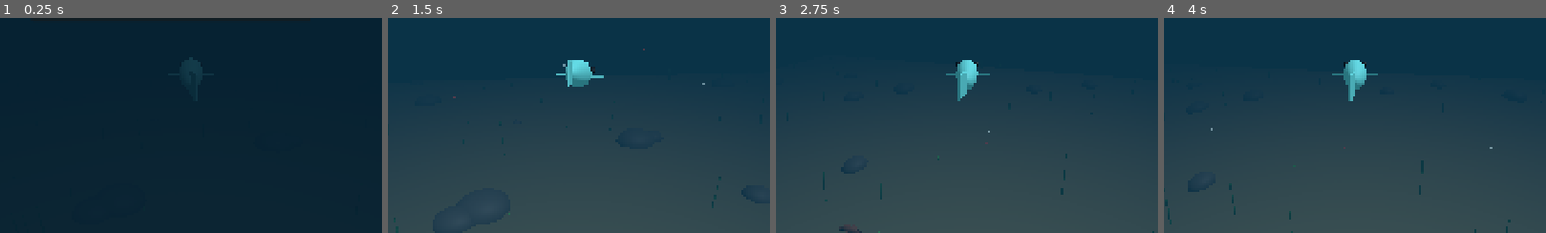
Above: before the commit, frames 1-4 (left to right).
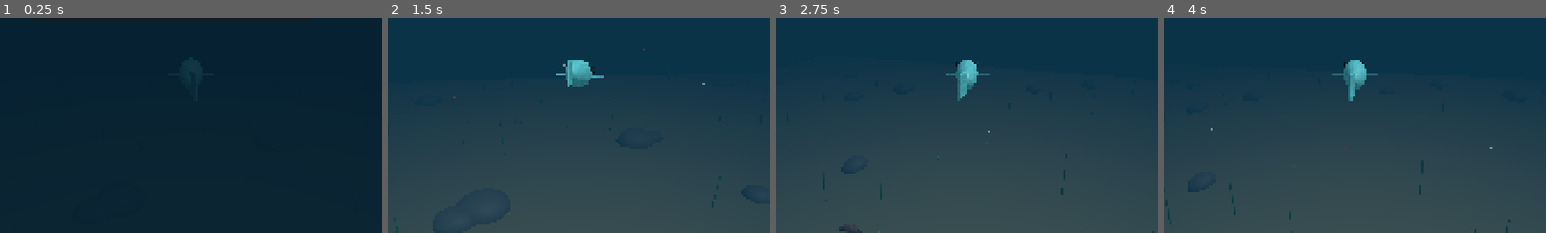
Above: after the commit, the same moments.

Repository: Mayo73/agenthub-backup
Game: Godot game, scene res://scenes/fish.tscn
The game is run twice, just before and just after one commit, with the same random seed, the same clock (stepped at 60 frames per second) and the same inputs. This scene is started directly instead of the project's main scene.
Inputs (mouse positions are % of the whole screen's width and height, from its top left):
- Up to frame 1 (0.25 s): no input
- Up to frame 2 (1.5 s): click "Losschwimmen" at 0.5 s; tap Enter at 1.25 s; move the mouse to (72, 45) at 1.27 s; hold D (rechts) from 1.28 s (still down); hold Shift (abtauchen) from 1.28 s (still down); click (72, 45) at 1.42 s
- Up to frame 3 (2.75 s): release D (rechts) at 2 s; release Shift (abtauchen) at 2 s; drag from (30, 55) to (45, 70) at 2.02 s
- Up to frame 4 (4 s): move the mouse to (60, 28) at 2.77 s; hold D (rechts) 2.78-3.5 s; tap E (entwickeln) at 2.85 s; click "Weiterschwimmen" at 3.5 s
The pictures show only the part of the screen within x 25-75%, y 37-87%; the shares and areas given below are measured in that part.

The runs differ from the first frame. In frame 2, 0.3% of the frame differs, in the area x 47-56%, y 19-32%; in frame 3, 0.3%; in frame 4, 0.2%.

Commit message:
T-0290: Fischhaut mit Schuppen-Textur
Erstellt vom lokalen Agent (Modell qwen3.5:35b-a3b, Versuch 1 von 5).

Diff:
--- a/scripts/fish_model.gd
+++ b/scripts/fish_model.gd
@@ -2,6 +2,7 @@
 extends Node3D
 ## Aussehen des Fischs aus Grundkörpern. Die Maße folgen den Stufen in FishBuild, so ist jede
 ## Entwicklung sichtbar. Vorne ist -z, oben ist +y.
+const SKIN_TEXTURE := preload("res://assets/fish/scales.png")
 
 var build := FishBuild.new()
 var time := 0.0
@@ -36,6 +37,16 @@
 	var mat := StandardMaterial3D.new()
 	mat.albedo_color = color
 	mat.roughness = 0.6
+	return mat
+
+
+## Haut des Fischs: Schuppen-Textur, mit der Fischfarbe eingefärbt, über die ganze Form gelegt (triplanar).
+static func skin_material(color: Color) -> StandardMaterial3D:
+	var mat := material(color)
+	mat.albedo_texture = SKIN_TEXTURE
+	mat.uv1_triplanar = true
+	mat.uv1_scale = Vector3.ONE * 2.5
+	mat.roughness = 0.45
 	return mat
 
 
@@ -75,7 +86,7 @@
 	spikes.clear()
 	jaw = null
 	var s := shape(b)
-	var skin := material(b.color)
+	var skin := skin_material(b.color)
 	var size: Vector3 = s["body"]
 	body = add_part(self, "Body", sphere(0.5), skin, Vector3.ZERO)
 	body.scale = size
--- a/tests/test_fish_model.gd
+++ b/tests/test_fish_model.gd
@@ -62,3 +62,22 @@
 	check_eq(FishModel.tail_angle(0.0, 3.0), 0.0, "Schwanzwinkel bei t=0")
 	model.animate(0.1, 0.0)
 	check_eq(model.tail_pivot.rotation.y, sin(0.4) * 0.35, "Schwanzschlag nach Animation")
+
+
+func test_haut_textur() -> void:
+	var mat := FishModel.skin_material(Color.RED)
+	check(mat.albedo_texture == FishModel.SKIN_TEXTURE, "albedo_texture ist SKIN_TEXTURE")
+	check(mat.uv1_triplanar == true, "uv1_triplanar ist wahr")
+	check(mat.albedo_color.is_equal_approx(Color.RED), "albedo_color ist Color.RED")
+
+
+func test_haut_am_koerper() -> void:
+	var b := FishBuild.new()
+	model.rebuild(b)
+	check((model.body.material_override as StandardMaterial3D).albedo_texture != null, "Körper-Textur gesetzt")
+	check((model.tail.material_override as StandardMaterial3D).albedo_texture != null, "Schwanz-Textur gesetzt")
+	check((model.eyes[0].material_override as StandardMaterial3D).albedo_texture == null, "Augen keine Textur")
+
+
+func test_textur_geladen() -> void:
+	check(FishModel.SKIN_TEXTURE.get_width() == 256, "Texturbreite ist 256")
